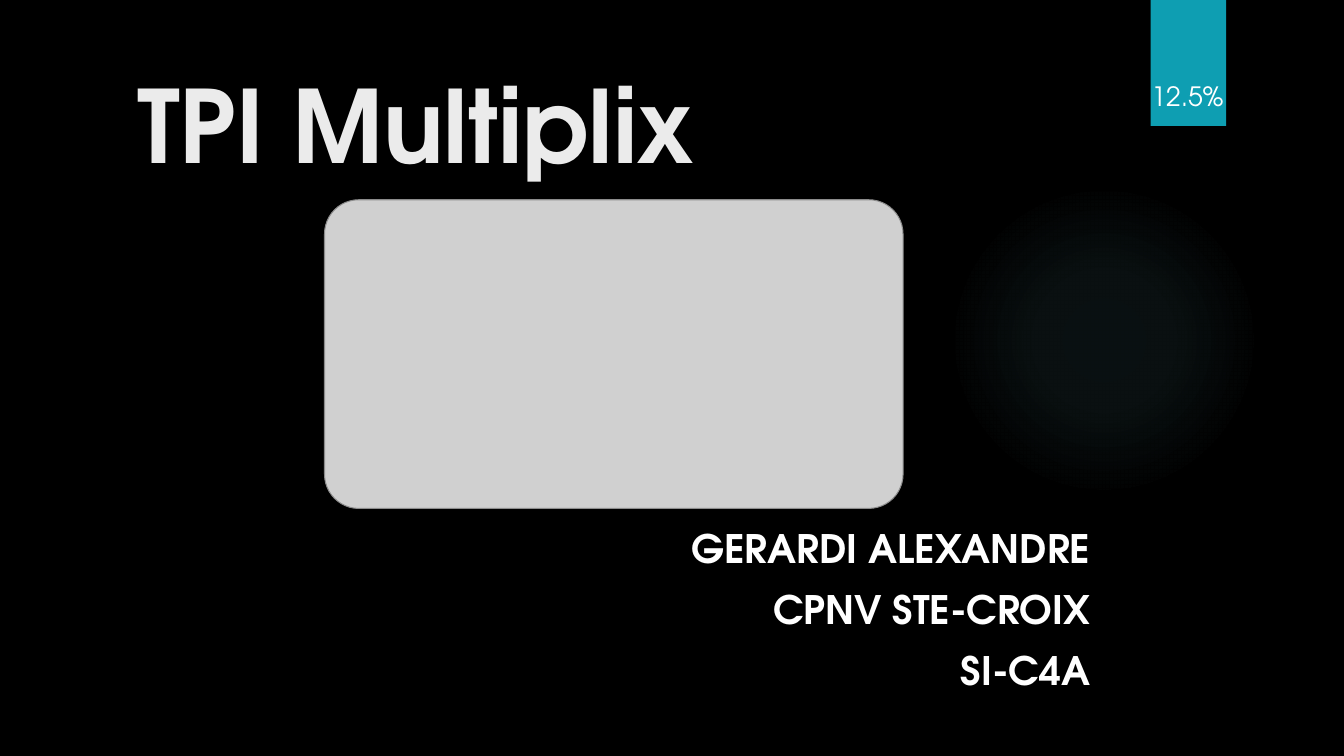
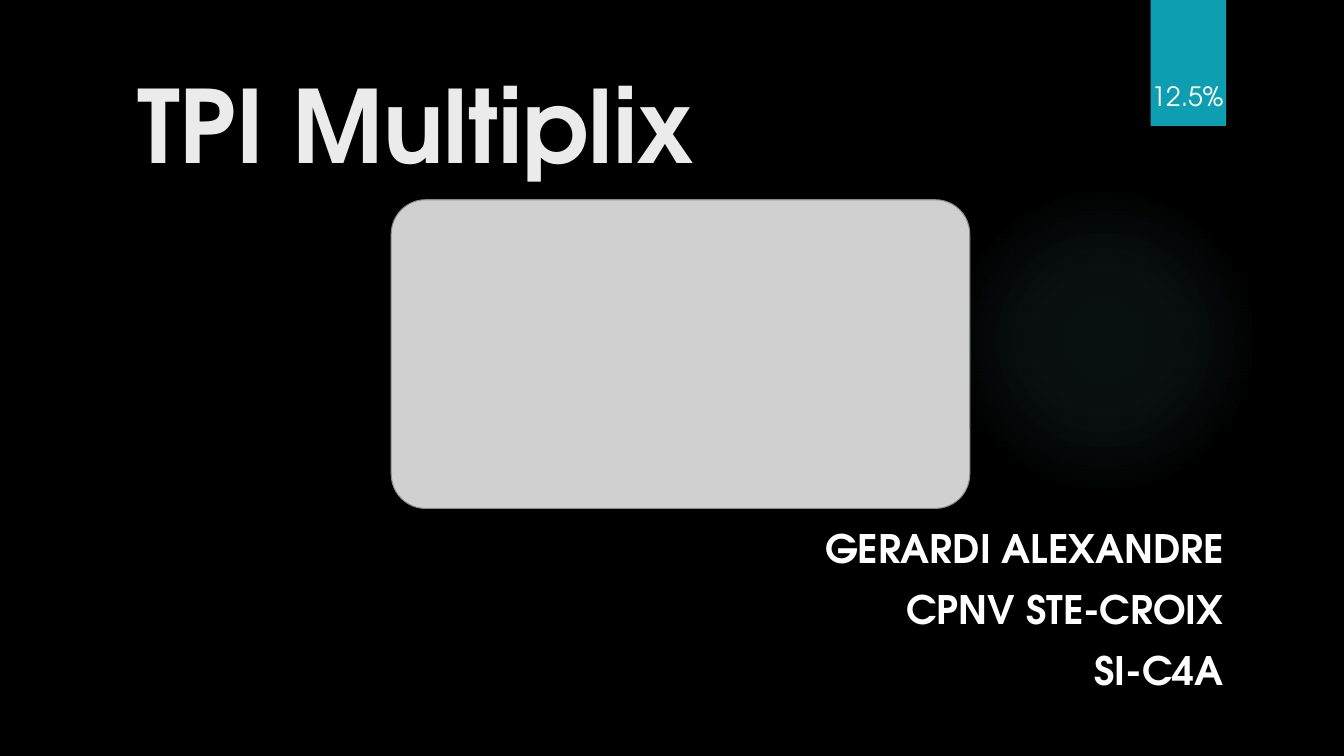
Before and after one commit to Daxank/TPI, a slide deck: slide 1 of TPI_Multiplix_presentation.pptx. Drawn at 1344x756 pixels with LibreOffice and Linux fonts; fonts in the diff are those of the drawing; grey boxes stand for pictures; background and template pictures are left out. Boxes give left, top, right and bottom in pixels: in the first picture for what was removed or moved away, otherwise in the second. Text is boxed around its words. In the diff, an @@ line names an element or a change of style, - is before the commit and + after.

```diff
--- a/TPI_Multiplix_presentation.pptx
+++ b/TPI_Multiplix_presentation.pptx
@@ picture: place and size @@
-picture at [325, 200, 903, 508]
+picture at [391, 200, 970, 508]
@@ subtitle "GERARDI ALEXANDRE": place and size @@
-subtitle "GERARDI ALEXANDRE" at [692, 533, 1091, 686]
+subtitle "GERARDI ALEXANDRE" at [825, 533, 1224, 686]
```
Also in this commit, not shown: 5 other slides changed.
